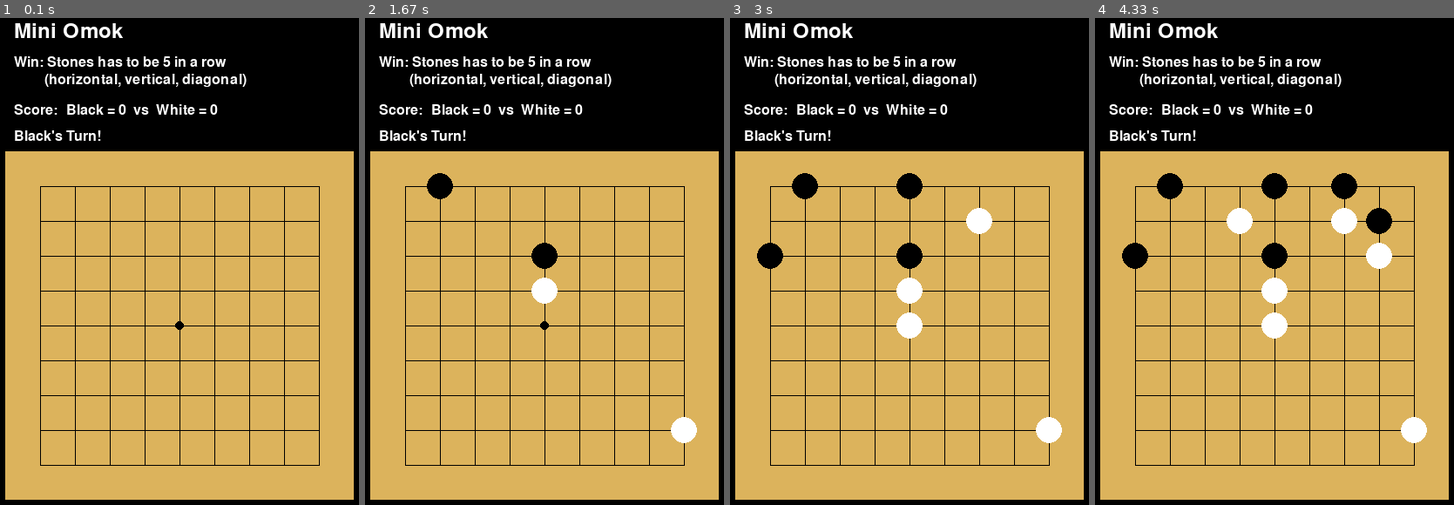
Above: before the commit, frames 1-4 (left to right).
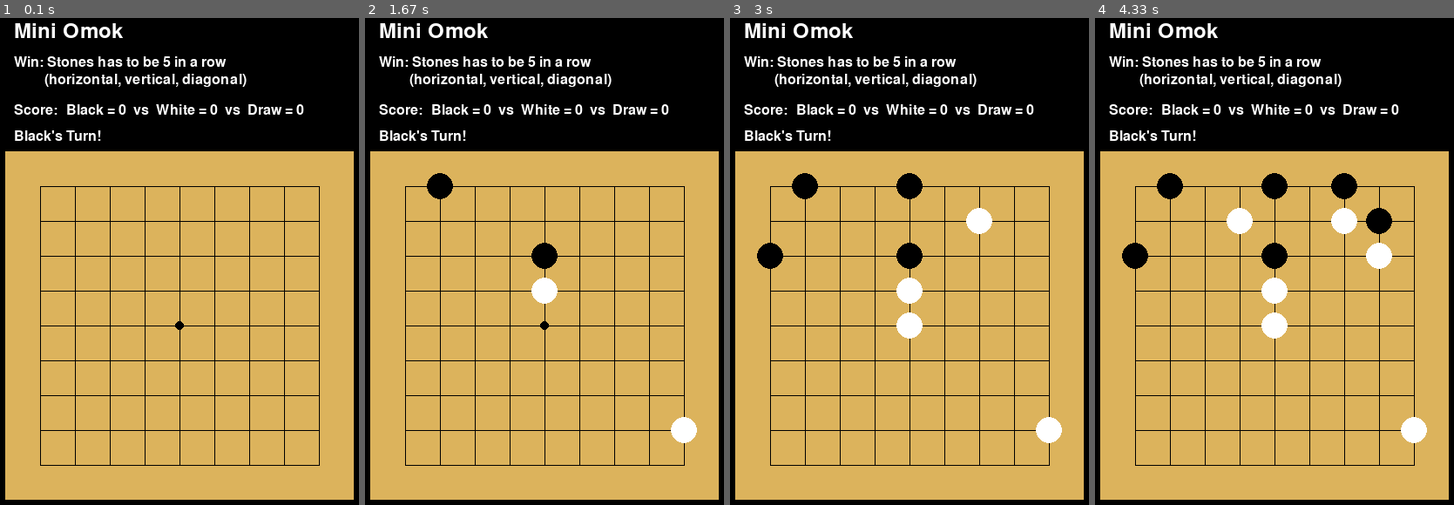
Above: after the commit, the same moments.

Repository: Kyushik/pygame
Game: pygame game, started from mini_omok.py
Same seed, same stepped clock (60 frames per second), same inputs: the game is played once before the commit and once after it.
Inputs (mouse positions are in pixels of both pictures, inside the frame that each line leads up to):
- Up to frame 1 (0.1 s): no input
- Up to frame 2 (1.67 s): click (544, 266) at 0.38 s; click (544, 295) at 0.72 s; click (426, 188) at 1.05 s; click (684, 441) at 1.38 s
- Up to frame 3 (3 s): click (773, 251) at 1.72 s; click (913, 319) at 2.05 s; click (895, 178) at 2.38 s; click (988, 227) at 2.72 s
- Up to frame 4 (4.33 s): click (1375, 222) at 3.05 s; click (1392, 251) at 3.38 s; click (1357, 173) at 3.72 s; click (1238, 222) at 4.05 s

The runs differ from the first frame. In frame 1, 0.2% of the frame differs, in the area x 62-85%, y 17-20%; in frame 2, 0.2%; in frame 3, 0.2%; in frame 4, 0.2%.

Commit message:
Add draw to mini omok and omok

Diff:
--- a/mini_omok.py
+++ b/mini_omok.py
@@ -64,6 +64,7 @@
 
     black_win = 0
     white_win = 0
+    count_draw = 0
 
     # black turn: 0, white turn: 1
     turn = 0
@@ -91,7 +92,7 @@
 
         # Check_win 0: playing, 1: black win, 2: white win, 3: draw
         win_index = check_win(gameboard, num_stones)
-        init, black_win, white_win = display_win(win_index, black_win, white_win)
+        init, black_win, white_win, count_draw = display_win(win_index, black_win, white_win, count_draw)
 
         # Key settings
         mouse_pos = 0
@@ -139,7 +140,7 @@
         # Display Information
         title_msg()
         rule_msg()
-        socre_msg(black_win, white_win)
+        score_msg(black_win, white_win, count_draw)
 
         # Display who's turn
         turn_msg(turn)
@@ -199,7 +200,7 @@
 	DISPLAYSURF.blit(ruleSurf2, ruleRect2)
 
 # Display scores
-def socre_msg(black_win, white_win):
+def score_msg(black_win, white_win, count_draw):
     scoreSurf1 = BASIC_FONT.render('Score: ', True, WHITE)
     scoreRect1 = scoreSurf1.get_rect()
     scoreRect1.topleft = (30, 105)
@@ -210,10 +211,15 @@
     scoreRect2.topleft = (90, 105)
     DISPLAYSURF.blit(scoreSurf2, scoreRect2)
 
-    scoreSurf3 = BASIC_FONT.render('White = ' + str(white_win), True, WHITE)
+    scoreSurf3 = BASIC_FONT.render('White = ' + str(white_win) + '  vs  ', True, WHITE)
     scoreRect3 = scoreSurf3.get_rect()
     scoreRect3.topleft = (scoreRect2.midright[0], 105)
     DISPLAYSURF.blit(scoreSurf3, scoreRect3)
+
+    scoreSurf4 = BASIC_FONT.render('Draw = ' + str(count_draw), True, WHITE)
+    scoreRect4 = scoreSurf4.get_rect()
+    scoreRect4.topleft = (scoreRect3.midright[0], 105)
+    DISPLAYSURF.blit(scoreSurf4, scoreRect4)
 
 # Display turn
 def turn_msg(turn):
@@ -290,7 +296,7 @@
                 return 2
 
 # Display Win
-def display_win(win_index, black_win, white_win):
+def display_win(win_index, black_win, white_win, count_draw):
     wait_time = 3
     # Black Win
     if win_index == 1:
@@ -306,7 +312,7 @@
 
         black_win += 1
 
-        return True, black_win, white_win
+        return True, black_win, white_win, count_draw
 
     # White Win
     if win_index == 2:
@@ -322,7 +328,7 @@
 
         white_win += 1
 
-        return True, black_win, white_win
+        return True, black_win, white_win, count_draw
 
     # Draw
     if win_index == 3:
@@ -336,9 +342,11 @@
         pygame.display.update()
         time.sleep(wait_time)
 
-        return True, black_win, white_win
-
-    return False, black_win, white_win
+        count_draw += 1
+
+        return True, black_win, white_win, count_draw
+
+    return False, black_win, white_win, count_draw
 
 if __name__ == '__main__':
 	main()
--- a/omok.py
+++ b/omok.py
@@ -64,6 +64,7 @@
 
     black_win = 0
     white_win = 0
+    count_draw = 0
 
     # black turn: 0, white turn: 1
     turn = 0
@@ -91,7 +92,7 @@
 
         # Check_win 0: playing, 1: black win, 2: white win, 3: draw
         win_index = check_win(gameboard, num_stones)
-        init, black_win, white_win = display_win(win_index, black_win, white_win)
+        init, black_win, white_win, count_draw = display_win(win_index, black_win, white_win, count_draw)
 
         # Key settings
         mouse_pos = 0
@@ -140,7 +141,7 @@
         # Display Information
         title_msg()
         rule_msg()
-        socre_msg(black_win, white_win)
+        score_msg(black_win, white_win, count_draw)
 
         # Display who's turn
         turn_msg(turn)
@@ -198,7 +199,7 @@
 	DISPLAYSURF.blit(ruleSurf1, ruleRect1)
 
 # Display scores
-def socre_msg(black_win, white_win):
+def score_msg(black_win, white_win, count_draw):
     scoreSurf1 = BASIC_FONT.render('Score: ', True, WHITE)
     scoreRect1 = scoreSurf1.get_rect()
     scoreRect1.topleft = (30, 75)
@@ -209,10 +210,15 @@
     scoreRect2.topleft = (90, 75)
     DISPLAYSURF.blit(scoreSurf2, scoreRect2)
 
-    scoreSurf3 = BASIC_FONT.render('White = ' + str(white_win), True, WHITE)
+    scoreSurf3 = BASIC_FONT.render('White = ' + str(white_win) + '  vs  ', True, WHITE)
     scoreRect3 = scoreSurf3.get_rect()
     scoreRect3.topleft = (scoreRect2.midright[0], 75)
     DISPLAYSURF.blit(scoreSurf3, scoreRect3)
+
+    scoreSurf4 = BASIC_FONT.render('Draw = ' + str(count_draw), True, WHITE)
+    scoreRect4 = scoreSurf4.get_rect()
+    scoreRect4.topleft = (scoreRect3.midright[0], 75)
+    DISPLAYSURF.blit(scoreSurf4, scoreRect4)
 
 # Display turn
 def turn_msg(turn):
@@ -289,7 +295,7 @@
                 return 2
 
 # Display Win
-def display_win(win_index, black_win, white_win):
+def display_win(win_index, black_win, white_win, count_draw):
     wait_time = 3
     # Black Win
     if win_index == 1:
@@ -305,7 +311,7 @@
 
         black_win += 1
 
-        return True, black_win, white_win
+        return True, black_win, white_win, count_draw
 
     # White Win
     if win_index == 2:
@@ -321,7 +327,7 @@
 
         white_win += 1
 
-        return True, black_win, white_win
+        return True, black_win, white_win, count_draw
 
     # Draw
     if win_index == 3:
@@ -335,9 +341,11 @@
         pygame.display.update()
         time.sleep(wait_time)
 
-        return True, black_win, white_win
-
-    return False, black_win, white_win
+        count_draw += 1
+
+        return True, black_win, white_win, count_draw
+
+    return False, black_win, white_win, count_draw
 
 if __name__ == '__main__':
 	main()
